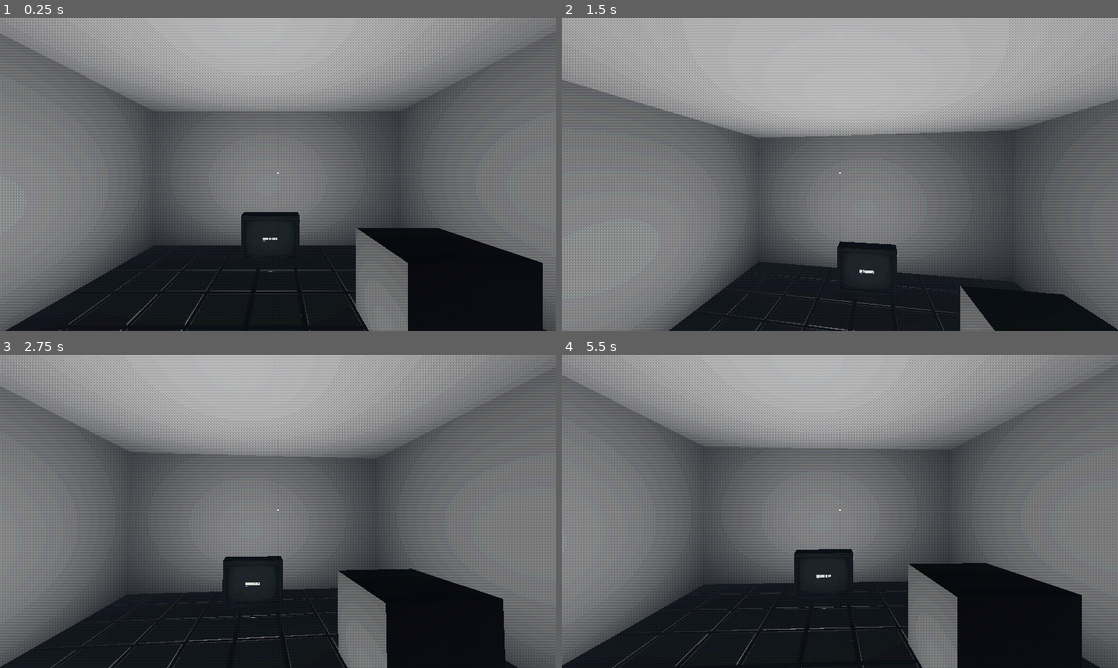
Above: before the commit, frames 1-4 (two rows, left to right).
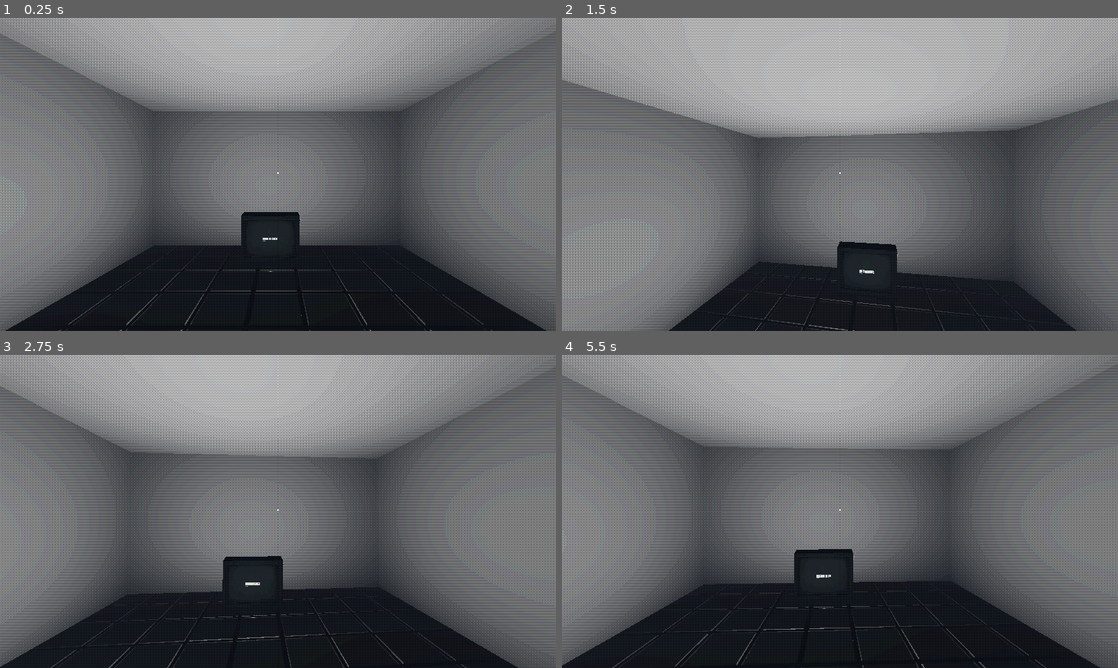
Above: after the commit, the same moments.

Repository: Martiriak/brackeys-feb-2026
Game: Godot game, scene res://levels/main.tscn
Same seed, same stepped clock (60 frames per second), same inputs: the game is played once before the commit and once after it. The engine's default icon, where the game draws it, is replaced by a stand-in: a white triangle on a blue panel in a dark square. Sound files missing from this copy of the repository are replaced by a short silence.
Inputs (mouse positions are in pixels of both pictures, inside the frame that each line leads up to):
- Up to frame 1 (0.25 s): no input
- Up to frame 2 (1.5 s): tap Enter (ui_accept) at 0.5 s; move the mouse to (867, 174) at 0.52 s; hold Up (ui_up) from 0.53 s (still down); tap E (interact) at 0.6 s; click (867, 174) at 0.67 s; tap Space (jump) at 0.77 s; move the mouse to (812, 174) at 1.27 s; tap Shift (run) at 1.35 s
- Up to frame 3 (2.75 s): keep holding Up (ui_up); tap Space (jump) at 1.52 s; tap Enter (ui_accept) at 2 s; move the mouse to (289, 505) at 2.02 s; tap E (interact) at 2.1 s
- Up to frame 4 (5.5 s): keep holding Up (ui_up); tap Enter (ui_accept) at 2.75, 4.25 s; move the mouse to (834, 517) at 2.77 s; tap Shift (run) at 2.85, 4.35 s; click (834, 517) at 2.92 s; tap Space (jump) at 3.02, 3.77, 4.52 s; move the mouse to (878, 514) at 3.52 s; tap E (interact) at 3.6, 5.1 s; move the mouse to (795, 508) at 4.27 s; move the mouse to (845, 511) at 5.02 s; click (845, 511) at 5.17 s

The runs differ from the first frame. In frame 1, 6.6% of the frame differs, in the area x 64-98%, y 67-100%; in frame 2, 1.3%; in frame 3, 5.7%; in frame 4, 6.1%.

Commit message:
ADD: woops

Diff:
--- a/levels/main.tscn
+++ b/levels/main.tscn
@@ -5,8 +5,6 @@
 [ext_resource type="PackedScene" uid="uid://ddlafp7346rpu" path="res://scenes/player.tscn" id="2_ifaiv"]
 [ext_resource type="PackedScene" uid="uid://dx0qjbubxt7y8" path="res://scenes/UI.tscn" id="3_5k4jt"]
 [ext_resource type="PackedScene" uid="uid://com7yj6gya1e7" path="res://levels/Final_Levels/final_hub.tscn" id="4_m1504"]
-[ext_resource type="PackedScene" uid="uid://corr042pvu3es" path="res://assets/Gas_Station_Level/Sound/WhisperSpawnerManager.tscn" id="6_5k4jt"]
-[ext_resource type="PackedScene" uid="uid://v1nn3fps1fla" path="res://assets/Gas_Station_Level/Sound/FixSpawn.tscn" id="7_qy63d"]
 
 [sub_resource type="WorldBoundaryShape3D" id="WorldBoundaryShape3D_m1504"]
 
@@ -35,11 +33,3 @@
 
 [node name="TVSocket" type="Node3D" parent="." unique_id=1247484571]
 transform = Transform3D(1, 0, 0, 0, 1, 0, 0, 0, 1, 0.04782796, 0.47086346, -2.1992583)
-
-[node name="WhisperSpawnerManager" parent="." unique_id=106007613 instance=ExtResource("6_5k4jt")]
-
-[node name="FixSpawn_0" parent="WhisperSpawnerManager" unique_id=174693622 instance=ExtResource("7_qy63d")]
-transform = Transform3D(1, 0, 0, 0, 1, 0, 0, 0, 1, 1.6476405, 0.6135032, 0)
-
-[node name="FixSpawn_1" parent="WhisperSpawnerManager" unique_id=950580309 instance=ExtResource("7_qy63d")]
-transform = Transform3D(1, 0, 0, 0, 1, 0, 0, 0, 1, -2.013396, 0.5907686, 0)
